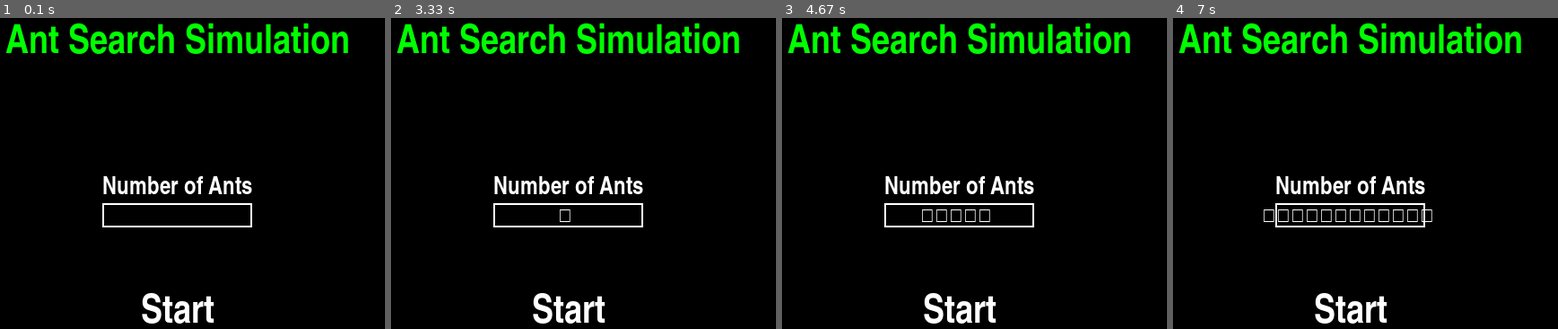
Above: before the commit, frames 1-4 (left to right).
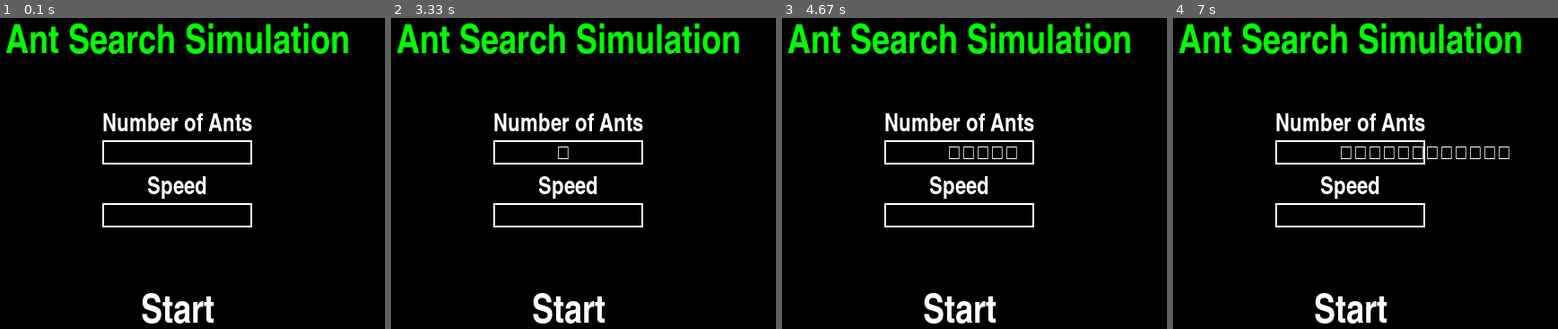
Above: after the commit, the same moments.

Repository: lucasthierry17/Ant_Project
Game: pygame game, started from main.py
The game is run twice, just before and just after one commit, with the same random seed, the same clock (stepped at 60 frames per second) and the same inputs.
Inputs (mouse positions are in pixels of both pictures, inside the frame that each line leads up to):
- Up to frame 1 (0.1 s): no input
- Up to frame 2 (3.33 s): click (583, 151) at 0.38 s; click (583, 151) at 1.82 s; tap Enter at 3.2 s
- Up to frame 3 (4.67 s): tap Enter every 0.33 s from 3.53 to 4.53 s
- Up to frame 4 (7 s): tap Enter every 0.33 s from 4.87 to 6.87 s

The runs differ from the first frame. In frame 1, 2.8% of the frame differs, in the area x 26-66%, y 30-59%; in frame 2, 2.9%; in frame 3, 3.2%; in frame 4, 3.8%, in the area x 23-88%, y 30-66%.

Commit message:
added speed input box

Diff:
--- a/start_screen.py
+++ b/start_screen.py
@@ -7,8 +7,12 @@
         self.screen_height = 450
         self.screen = pygame.display.set_mode((self.screen_width, self.screen_height))
         self.num_ants = ''
+        self.speed = ''
         self.initialize_start_menu()
         self.game_state = "start_menu"
+        self.cursor_visible = True
+        self.cursor_blink_interval = 500  # in milliseconds
+        self.cursor_blink_timer = 0
 
 
     def initialize_start_menu(self):
@@ -20,11 +24,22 @@
 
         # smaller font size
         self.settings_font = pygame.font.SysFont('Impact', 25)
-        self.ants_text = self.settings_font.render('Number of Ants', True, (255, 255, 255)) # heading of the input box
+        self.ants_text = self.settings_font.render('Number of Ants', True, (255, 255, 255)) # heading of the ants input box
+        self.speed_text = self.settings_font.render('Speed', True, (255, 255, 255)) # heading of the speed input
 
         # font for the text in the input box
         self.textbox_font = pygame.font.SysFont('Arial', min(25, int(0.8 * self.ants_text.get_height())))
 
+
+    def draw_cursor(self, box_rect, text_surface):
+        if pygame.time.get_ticks() - self.cursor_blink_timer > self.cursor_blink_interval:
+            self.cursor_visible = not self.cursor_visible
+            self.cursor_blink_timer = pygame.time.get_ticks()
+
+        if self.cursor_visible:
+            cursor_x = box_rect.x + text_surface.get_width()
+            cursor_y = box_rect.y + (box_rect.height - text_surface.get_height()) // 2
+            pygame.draw.line(self.screen, (255, 255, 255), (cursor_x, cursor_y), (cursor_x, cursor_y + text_surface.get_height()), 2)
 
 
     def draw(self):
@@ -42,22 +57,33 @@
         # draw title, start button and heading of the input box
         self.screen.blit(self.title, (self.screen_width/2 - self.title.get_width()/2, self.screen_height - (self.screen_height - 50)))
         self.screen.blit(self.start_button, (self.screen_width/2 - self.start_button.get_width()/2, self.screen_height - 100))
-        self.screen.blit(self.ants_text, (self.screen_width/2 - self.ants_text.get_width()/2, self.screen_height - 230))
+        self.screen.blit(self.ants_text, (self.screen_width/2 - self.ants_text.get_width()/2, self.screen_height - 300))
+        self.screen.blit(self.speed_text,(self.screen_width/2 - self.speed_text.get_width()/2, self.screen_height - 230))
 
         white_text = (255,255,255)
 
         # input box for the user to type in the number of ants
-        self.ants_box = pygame.Rect(self.screen_width / 2 - self.ants_text.get_width() / 2, self.screen_height - 200, self.ants_text.get_width(), self.ants_text.get_height())
+        self.ants_box = pygame.Rect(self.screen_width / 2 - self.ants_text.get_width() / 2, self.screen_height - 270, self.ants_text.get_width(), self.ants_text.get_height())
+        # input box for the speed of the ants
+        self.speed_box = pygame.Rect(self.screen_width / 2 - self.ants_text.get_width() / 2, self.screen_height - 200, self.ants_text.get_width(), self.ants_text.get_height())
 
         pygame.draw.rect(self.screen, white_text, self.ants_box, 2)
-        text_surface = self.textbox_font.render(self.num_ants, True, white_text)
-        width = max(200, text_surface.get_width()+10)
+        self.text_surface_ants = self.textbox_font.render(self.num_ants, True, white_text)
+        width = max(200, self.text_surface_ants.get_width()+10)
         self.ants_box.w = width
 
+
+
+        pygame.draw.rect(self.screen, white_text, self.speed_box, 2)
+        text_surface_speed = self.textbox_font.render(self.speed, True, white_text)
+        width = max(200, text_surface_speed.get_width()+10)
+        self.speed_box.w = width
+
         # Center the text horizontally within the box
-        text_x = self.ants_box.x + ((self.ants_box.width - text_surface.get_width()) // 2) - 20
-        text_y = self.ants_box.y + (self.ants_box.height - text_surface.get_height()) // 2
-        self.screen.blit(text_surface, (text_x, text_y))
+        text_x = self.ants_box.x + ((self.ants_box.width - text_surface_speed.get_width()) // 2) - 30
+        text_y = self.ants_box.y + (self.ants_box.height - text_surface_speed.get_height()) // 2
+        self.screen.blit(self.text_surface_ants, (text_x, text_y))
+        self.screen.blit(text_surface_speed,(text_x, text_y))
 
         pygame.display.update()
 
@@ -80,8 +106,13 @@
                     else:
                         self.num_ants += event.unicode
                 elif event.type == pygame.MOUSEBUTTONDOWN and event.button == 1:
+
+                    if self.ants_box.collidepoint(event.pos):
+                        self.draw_cursor(self.ants_box, self.text_surface_ants)
+
                     if self.start_button_rect.collidepoint(event.pos):
                         print(f"Number of Ants: {int(self.num_ants)}")
+                        print(f"Speed: {int(self.speed)}")
                         self.game_state = "Simulation"
 
 
